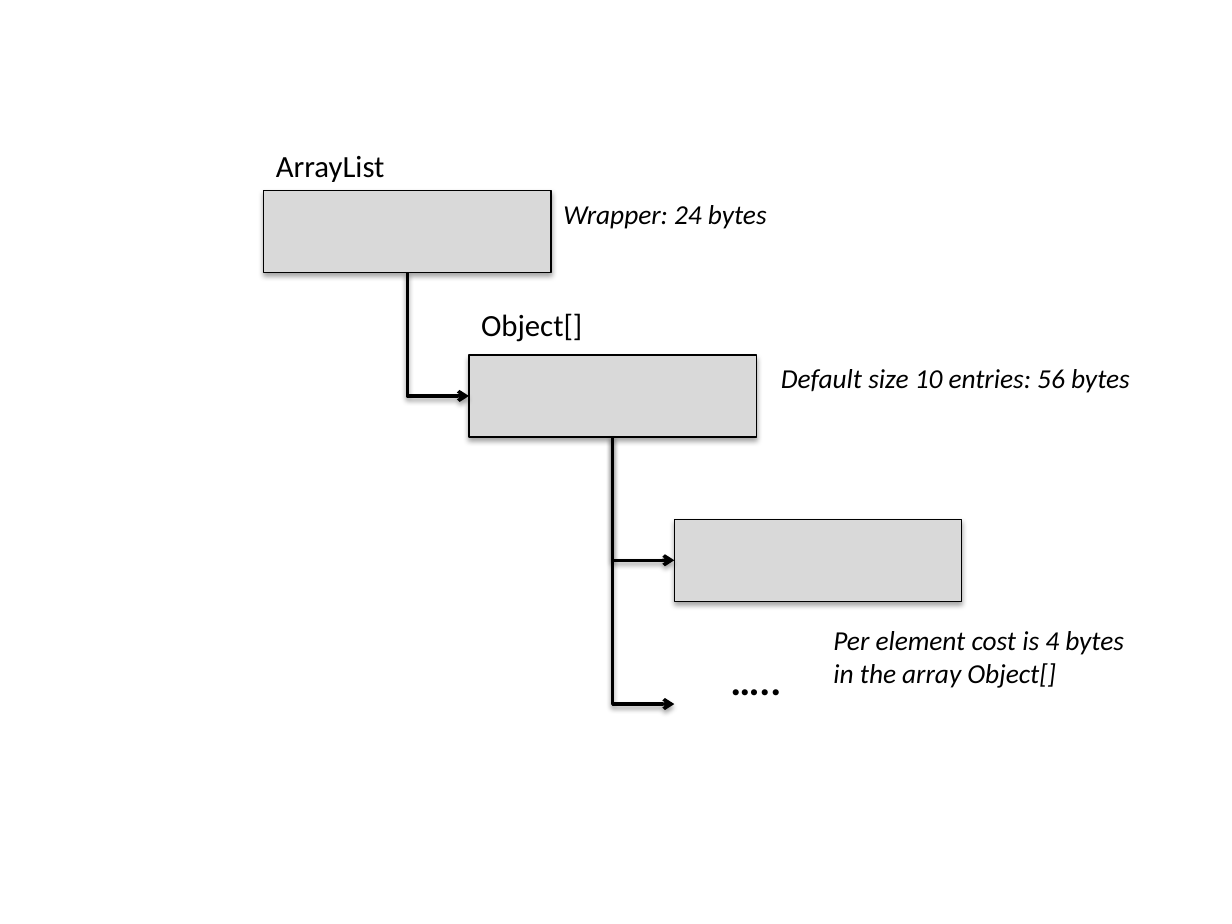
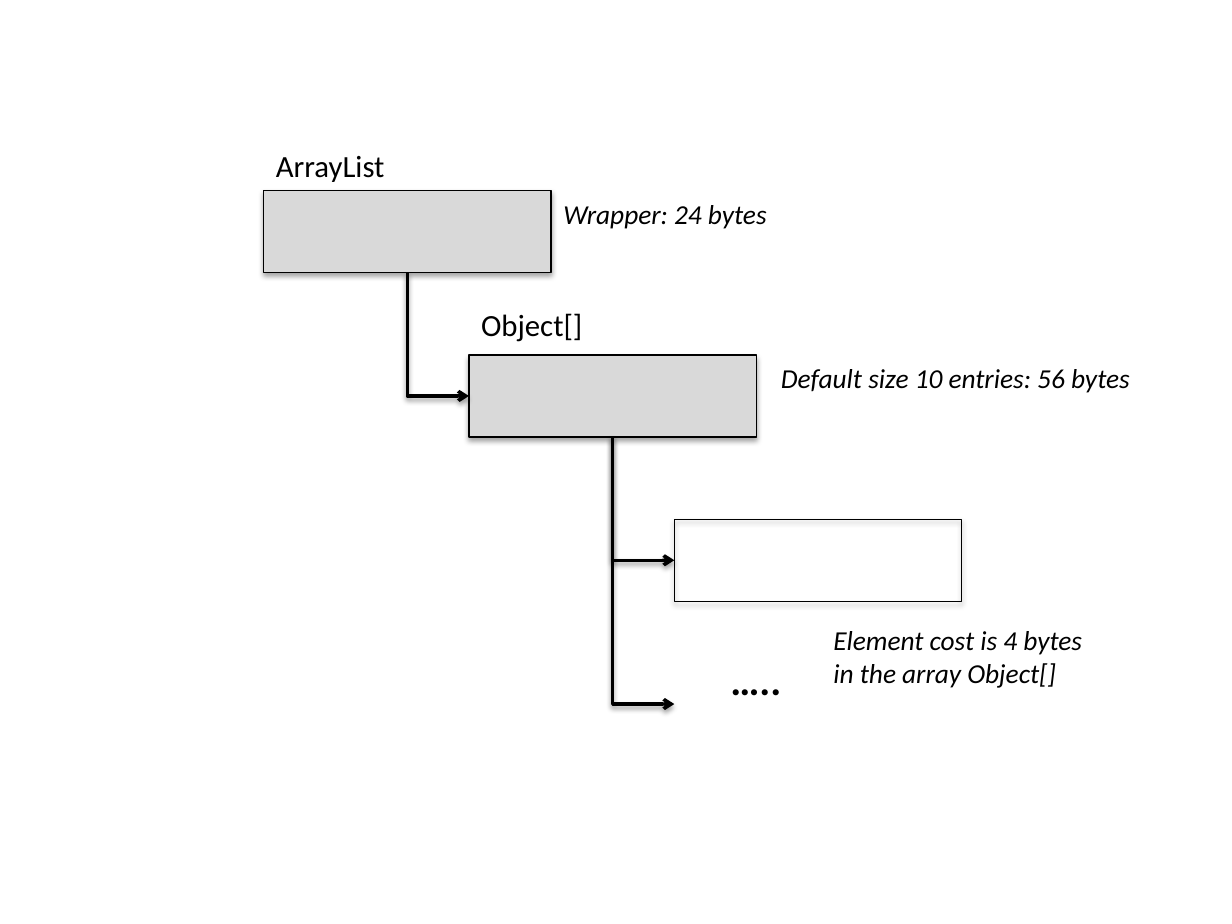
Before and after one commit to TheRuncibleTuner/bloatbook, a slide deck: slide 1 of part1/Figures/collections/arraylist.pptx. Drawn at 1232x924 pixels with LibreOffice and Linux fonts; fonts in the diff are those of the drawing. Boxes give left, top, right and bottom in pixels: in the first picture for what was removed or moved away, otherwise in the second. Text is boxed around its words. In the diff, an @@ line names an element or a change of style, - is before the commit and + after.

```diff
--- a/part1/Figures/collections/arraylist.pptx
+++ b/part1/Figures/collections/arraylist.pptx
@@ rectangle at [674, 519, 961, 601]: fill #D9D9D9 to none @@
@@ text at [833, 631, 1082, 655]: text changed @@
-Per element cost is 4 bytes
+Element cost is 4 bytes
```
Also in this commit, not shown: 6 other files.
